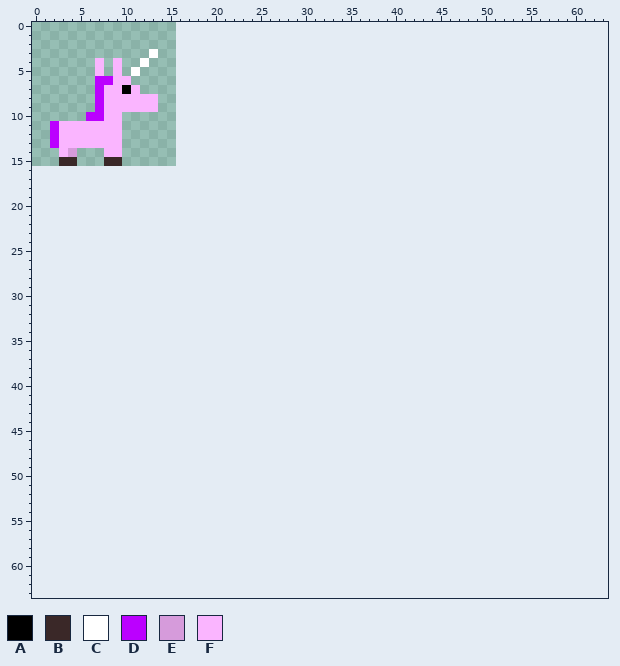
Pixel-art sprite, stored at PewPew Paradise/Images/Sprites/Characters/Unicorn.png. The first picture shows the starting point.
The file is 16x16 pixels. The old version is drawn lined up with the new one, on the new canvas.
Palette (. is transparent): A #000000  B #3a2828  C #ffffff  D #bb00ff  E #d69bdb  F #fab5ff
Pixels before (only the part around the change), first column x 0:
 0 ................................................................
 1 ................................................................
 2 ................................................................
 3 .............C..................................................
 4 .......F.F..C...................................................
 5 .......F.F.C....................................................
 6 .......DDFF.....................................................
 7 .......DFFAF....................................................
 8 .......DFFFFFF..................................................
 9 .......DFFFFFF..................................................
10 ......DDFF......................................................
11 ..DFFFFFFF......................................................
12 ..DFFFFFFF......................................................
13 ..DFFFFFFF......................................................
14 ...FE...FF......................................................
15 ...BB...BB......................................................
16 ................................................................
17 ................................................................
18 ................................................................
19 ................................................................
20 ................................................................
21 ................................................................
22 ................................................................
23 ................................................................
24 ................................................................
25 ................................................................
26 ................................................................
27 ................................................................
28 ................................................................
29 ................................................................
30 ................................................................
31 ................................................................
32 ................................................................
33 ................................................................
34 ................................................................
35 ................................................................
36 ................................................................
37 ................................................................
38 ................................................................
39 ................................................................
40 ................................................................
41 ................................................................
42 ................................................................
43 ................................................................
44 ................................................................
45 ................................................................
46 ................................................................
47 ................................................................
48 ................................................................
49 ................................................................
50 ................................................................
51 ................................................................
52 ................................................................
53 ................................................................
54 ................................................................
55 ................................................................
56 ................................................................
57 ................................................................
58 ................................................................
59 ................................................................
New version:
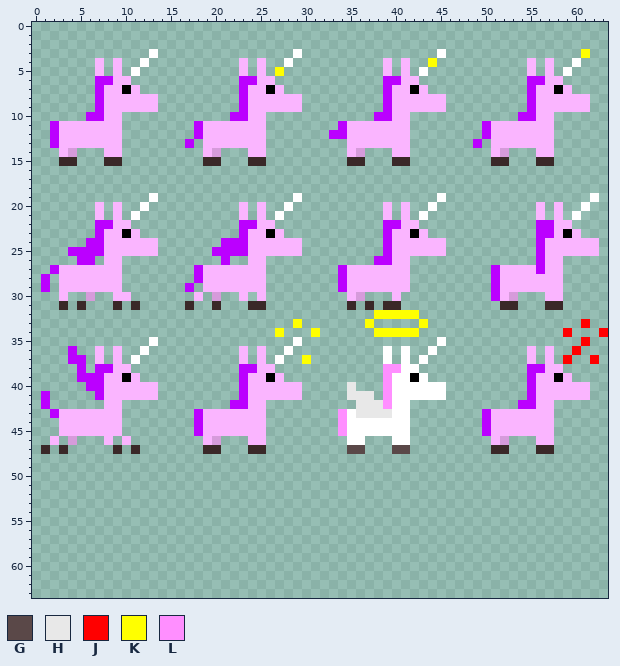
Colours new in this view: G #5a4848  H #e8e8e8  J #ff0000  K #ffff00  L #ff8fff
The commit says: Animations added to Koala and Unicorn
Changes in this commit:
canvas 16x16 -> 64x64
y 3: x 29 . -> C; x 45 . -> C; x 61 . -> K
y 4: x 23 . -> F; x 25 . -> F; x 28 . -> C; x 39 . -> F; x 41 . -> F; x 44 . -> K; x 55 . -> F; x 57 . -> F; x 60 . -> C
y 5: x 23 . -> F; x 25 . -> F; x 27 . -> K; x 39 . -> F; x 41 . -> F; x 43 . -> C; x 55 . -> F; x 57 . -> F; x 59 . -> C
y 6: x 23..26 .... -> DDFF; x 39..42 .... -> DDFF; x 55..58 .... -> DDFF
y 7: x 23..27 ..... -> DFFAF; x 39..43 ..... -> DFFAF; x 55..59 ..... -> DFFAF
y 8..9: x 23..29 ....... -> DFFFFFF; x 39..45 ....... -> DFFFFFF; x 55..61 ....... -> DFFFFFF
y 10: x 22..25 .... -> DDFF; x 38..41 .... -> DDFF; x 54..57 .... -> DDFF
y 11: x 18..25 ........ -> DFFFFFFF; x 34..41 ........ -> DFFFFFFF; x 50..57 ........ -> DFFFFFFF
y 12: x 18..25 ........ -> DFFFFFFF; x 33..41 ......... -> DDFFFFFFF; x 50..57 ........ -> DFFFFFFF
y 13: x 17 . -> D; x 19..25 ....... -> FFFFFFF; x 35..41 ....... -> FFFFFFF; x 49 . -> D; x 51..57 ....... -> FFFFFFF
y 14: x 19..20 .. -> FE; x 24..25 .. -> FF; x 35..36 .. -> FE; x 40..41 .. -> FF; x 51..52 .. -> FE; x 56..57 .. -> FF
y 15: x 19..20 .. -> BB; x 24..25 .. -> BB; x 35..36 .. -> BB; x 40..41 .. -> BB; x 51..52 .. -> BB; x 56..57 .. -> BB
y 19: x 13 . -> C; x 29 . -> C; x 45 . -> C; x 62 . -> C
y 20: x 7 . -> F; x 9 . -> F; x 12 . -> C; x 23 . -> F; x 25 . -> F; x 28 . -> C; x 39 . -> F; x 41 . -> F; x 44 . -> C; x 56 . -> F; x 58 . -> F; x 61 . -> C
y 21: x 7 . -> F; x 9 . -> F; x 11 . -> C; x 23 . -> F; x 25 . -> F; x 27 . -> C; x 39 . -> F; x 41 . -> F; x 43 . -> C; x 56 . -> F; x 58 . -> F; x 60 . -> C
y 22: x 7..10 .... -> DDFF; x 23..26 .... -> DDFF; x 39..42 .... -> DDFF; x 56..59 .... -> DDFF
y 23: x 7..11 ..... -> DFFAF; x 23..27 ..... -> DFFAF; x 39..43 ..... -> DFFAF; x 56..60 ..... -> DDFAF
y 24: x 6..13 ........ -> DDFFFFFF; x 21..29 ......... -> DDDFFFFFF; x 39..45 ....... -> DFFFFFF; x 56..62 ....... -> DFFFFFF
y 25: x 4..13 .......... -> DDDDFFFFFF; x 20..29 .......... -> DDDDFFFFFF; x 39..45 ....... -> DFFFFFF; x 56..62 ....... -> DFFFFFF
y 26: x 5..6 .. -> DD; x 8..9 .. -> FF; x 21 . -> D; x 24..25 .. -> FF; x 38..41 .... -> DDFF; x 56..58 ... -> DFF
y 27: x 2..9 ........ -> DFFFFFFF; x 18..25 ........ -> DFFFFFFF; x 34..41 ........ -> DFFFFFFF; x 51..58 ........ -> DFFFFDFF
y 28: x 1 . -> D; x 3..9 ....... -> FFFFFFF; x 18..25 ........ -> DFFFFFFF; x 34..41 ........ -> DFFFFFFF; x 51..58 ........ -> DFFFFFFF
y 29: x 1 . -> D; x 3..9 ....... -> FFFFFFF; x 17 . -> D; x 19..25 ....... -> FFFFFFF; x 34..41 ........ -> DFFFFFFF; x 51..58 ........ -> DFFFFFFF
y 30: x 3 . -> F; x 6 . -> E; x 9..10 .. -> FF; x 18 . -> F; x 20 . -> E; x 23 . -> F; x 25 . -> F; x 35..36 .. -> FE; x 40 . -> F; x 51..53 ... -> DFE; x 57..58 .. -> FF
y 31: x 3 . -> B; x 5 . -> B; x 9 . -> B; x 11 . -> B; x 17 . -> B; x 20 . -> B; x 24..25 .. -> BB; x 35 . -> B; x 37 . -> B; x 39..40 .. -> BB; x 52..53 .. -> BB; x 57..58 .. -> BB
y 32: x 38..42 ..... -> KKKKK
y 33: x 29 . -> K; x 37 . -> K; x 43 . -> K; x 61 . -> J
y 34: x 27 . -> K; x 31 . -> K; x 38..42 ..... -> KKKKK; x 59 . -> J; x 63 . -> J
y 35: x 13 . -> C; x 29 . -> C; x 45 . -> C; x 61 . -> J
y 36: x 4 . -> D; x 7 . -> F; x 9 . -> F; x 12 . -> C; x 23 . -> F; x 25 . -> F; x 28 . -> C; x 39 . -> C; x 41 . -> C; x 44 . -> C; x 55 . -> F; x 57 . -> F; x 60 . -> J
y 37: x 4..5 .. -> DD; x 7 . -> F; x 9 . -> F; x 11 . -> C; x 23 . -> F; x 25 . -> F; x 27 . -> C; x 30 . -> K; x 39 . -> C; x 41 . -> C; x 43 . -> C; x 55 . -> F; x 57 . -> F; x 59 . -> J; x 62 . -> J
y 38: x 5 . -> D; x 7..10 .... -> DDFF; x 23..26 .... -> DDFF; x 39..42 .... -> LLCC; x 55..58 .... -> DDFF
y 39: x 5..11 ....... -> DDDFFAF; x 23..27 ..... -> DFFAF; x 39..43 ..... -> LCCAC; x 55..59 ..... -> DFFAF
y 40: x 6..13 ........ -> DDFFFFFF; x 23..29 ....... -> DFFFFFF; x 35 . -> H; x 39..45 ....... -> LCCCCCC; x 55..61 ....... -> DFFFFFF
y 41: x 1 . -> D; x 7..13 ....... -> DFFFFFF; x 23..29 ....... -> DFFFFFF; x 35..37 ... -> HHH; x 39..45 ....... -> LCCCCCC; x 55..61 ....... -> DFFFFFF
y 42: x 1 . -> D; x 8..9 .. -> FF; x 22..25 .... -> DDFF; x 36..41 ...... -> HHHLCC; x 54..57 .... -> DDFF
y 43: x 2..9 ........ -> DFFFFFFF; x 18..25 ........ -> DFFFFFFF; x 34..41 ........ -> LCHHHHCC; x 50..57 ........ -> DFFFFFFF
y 44..45: x 3..9 ....... -> FFFFFFF; x 18..25 ........ -> DFFFFFFF; x 34..41 ........ -> LCCCCCCC; x 50..57 ........ -> DFFFFFFF
y 46: x 2 . -> F; x 4 . -> E; x 8 . -> F; x 10 . -> F; x 19..20 .. -> FE; x 24..25 .. -> FF; x 35..36 .. -> CC; x 40..41 .. -> CC; x 51..52 .. -> FE; x 56..57 .. -> FF
y 47: x 1 . -> B; x 3 . -> B; x 9 . -> B; x 11 . -> B; x 19..20 .. -> BB; x 24..25 .. -> BB; x 35..36 .. -> GG; x 40..41 .. -> GG; x 51..52 .. -> BB; x 56..57 .. -> BB
Pixel boxes of the changes (left, top, right, bottom) in both pictures:
added: (41, 49, 608, 454)
